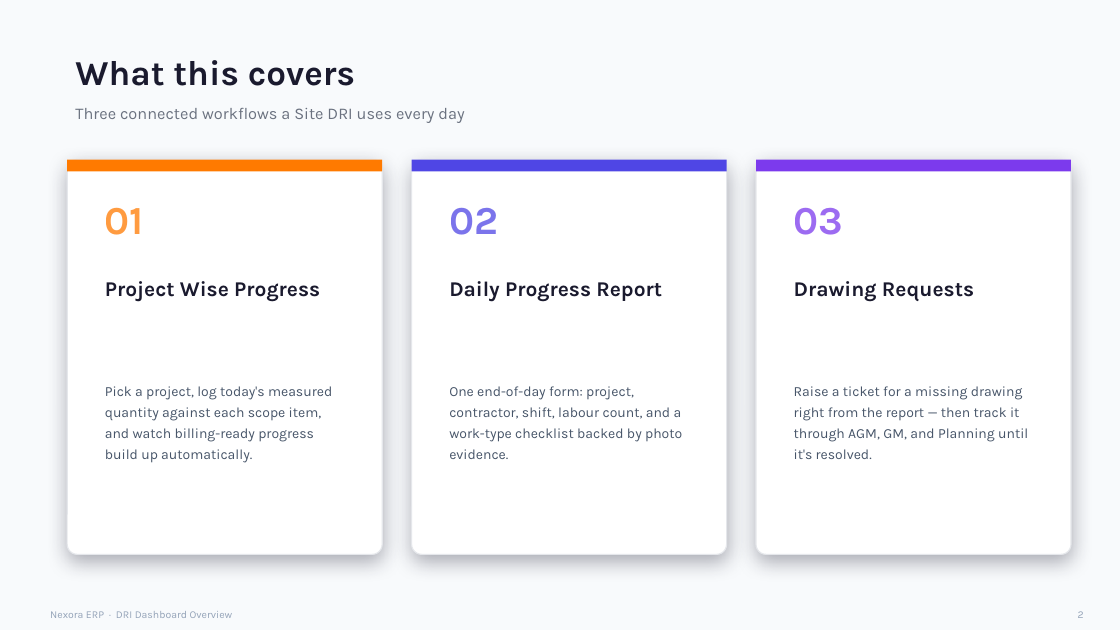
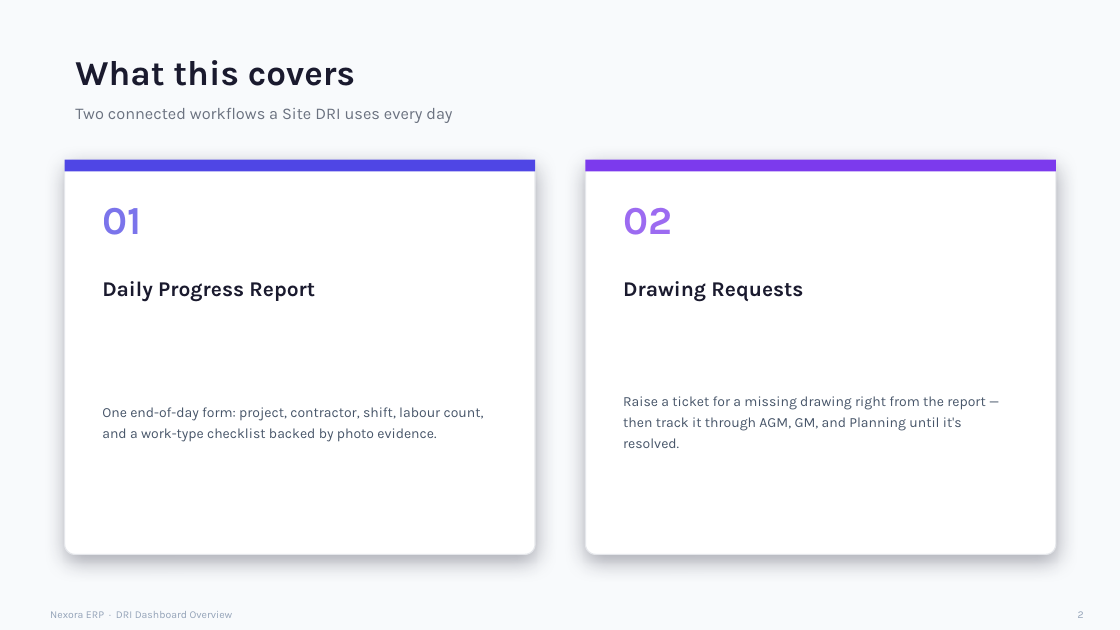
Before and after one commit to shipra-neoteric/VENDOR-BILLING-PORTAL, a slide deck: slide 2 of DRI_Dashboard_Overview.pptx. Drawn at 1120x630 pixels with LibreOffice and Linux fonts; fonts in the diff are those of the drawing. Boxes give left, top, right and bottom in pixels: in the first picture for what was removed or moved away, otherwise in the second. Text is boxed around its words. In the diff, an @@ line names an element or a change of style, - is before the commit and + after.

Commit message:
docs: remove Project Wise Progress section from DRI Dashboard Overview deck
Trims the deck to the two features still being covered (Daily Progress
Report, Drawing Requests), renumbering both sections and the closing
slide accordingly.

```diff
--- a/DRI_Dashboard_Overview.pptx
+++ b/DRI_Dashboard_Overview.pptx
@@ text at (x1=75, y1=108, x2=452, y2=123): text changed @@
-Three connected workflows a Site DRI uses every day
+Two connected workflows a Site DRI uses every day
@@ rounded rectangle resized from (x1=67, y1=160, x2=382, y2=555) to (x1=65, y1=160, x2=535, y2=555) @@
@@ rounded rectangle at (x1=65, y1=160, x2=535, y2=555): proportions changed @@
@@ rectangle resized from (x1=67, y1=160, x2=382, y2=171) to (x1=65, y1=160, x2=535, y2=171) @@
@@ rectangle at (x1=65, y1=160, x2=535, y2=171): fill #FF7A00 to #4F46E5 @@
@@ rounded rectangle removed at (x1=412, y1=160, x2=727, y2=555) @@
@@ rectangle removed at (x1=412, y1=160, x2=727, y2=171) @@
@@ rounded rectangle at (x1=586, y1=160, x2=1056, y2=555): proportions changed @@
@@ rounded rectangle resized from (x1=756, y1=160, x2=1071, y2=555) to (x1=586, y1=160, x2=1056, y2=555) @@
@@ rectangle resized from (x1=756, y1=160, x2=1071, y2=171) to (x1=586, y1=160, x2=1056, y2=171) @@
@@ text "01" at (x1=102, y1=208, x2=141, y2=235): text colour #FF7A00 at 75% opacity to #4F46E5 at 75% opacity @@
@@ text "02" moved from (x1=449, y1=208, x2=498, y2=235) to (x1=623, y1=208, x2=672, y2=235) @@
@@ text "02" at (x1=623, y1=208, x2=672, y2=235): text colour #4F46E5 at 75% opacity to #7C3AED at 75% opacity @@
@@ text removed at (x1=794, y1=208, x2=844, y2=235) @@
-03
@@ text "Daily Progress Report" moved from (x1=449, y1=281, x2=662, y2=301) to (x1=102, y1=281, x2=315, y2=301) @@
@@ text "Drawing Requests" moved from (x1=794, y1=281, x2=974, y2=301) to (x1=623, y1=281, x2=803, y2=301) @@
@@ text removed at (x1=105, y1=281, x2=320, y2=301) @@
-Project Wise Progress
@@ text "One end-of-day form: project, contractor, ..." rewrapped from (x1=449, y1=386, x2=682, y2=459) to (x1=102, y1=407, x2=484, y2=442) @@
@@ text "Raise a ticket for a ..." rewrapped from (x1=794, y1=386, x2=1028, y2=459) to (x1=623, y1=396, x2=985, y2=448) @@
@@ text removed at (x1=105, y1=386, x2=332, y2=463) @@
-Pick a project, log today's measured quantity against each scope item, and watch billing-ready progress build up automatically.
```
Also in this commit, not shown: 11 other slides changed, 2 slides removed.
